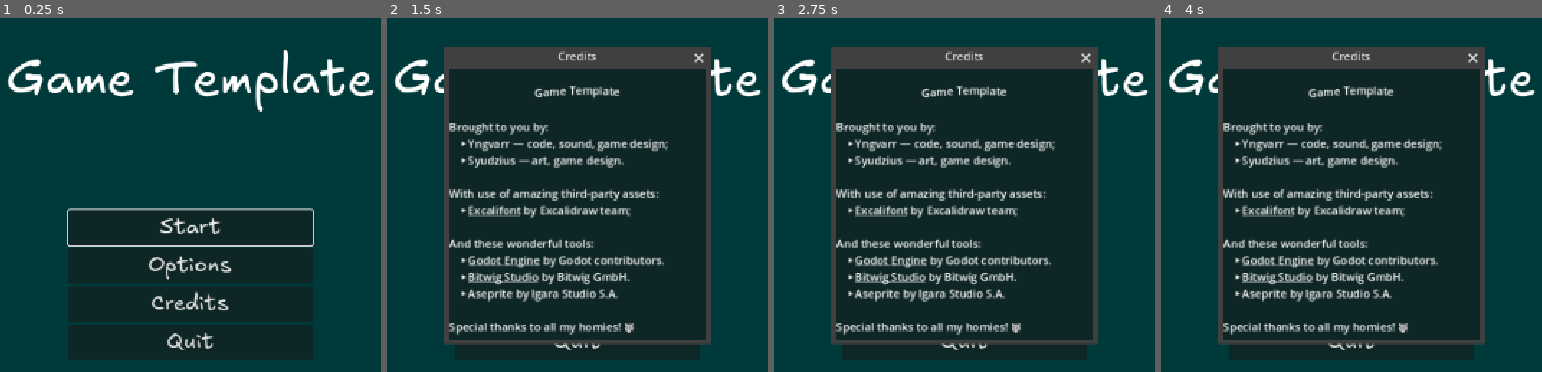
Above: before the commit, frames 1-4 (left to right).
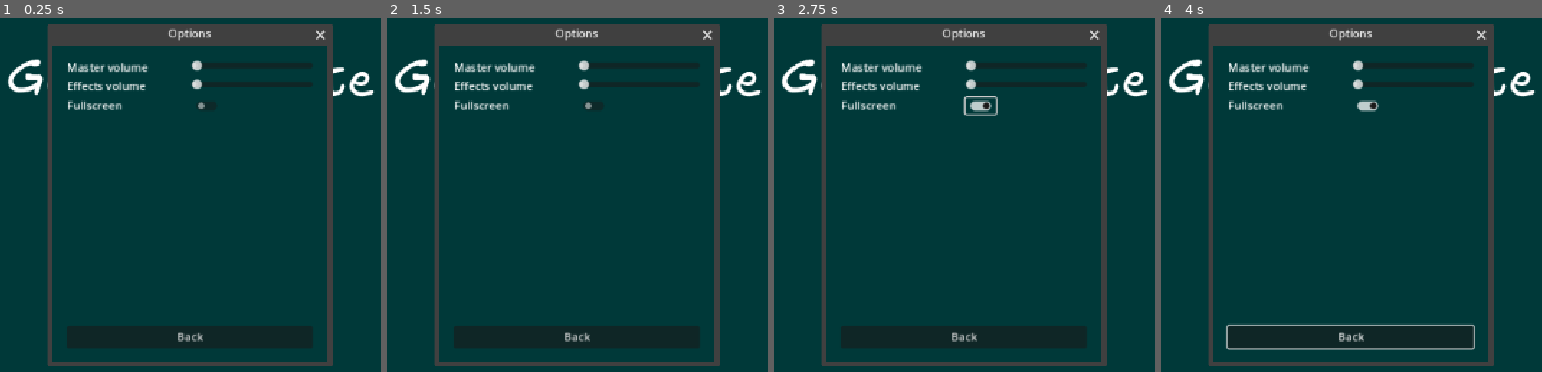
Above: after the commit, the same moments.

Repository: Yngwarr/godot-template-reborn
Game: Godot game, scene res://scenes/main_menu.tscn
Same seed, same stepped clock (60 frames per second), same inputs: the game is played once before the commit and once after it.
Inputs (mouse positions are in pixels of both pictures, inside the frame that each line leads up to):
- Up to frame 1 (0.25 s): no input
- Up to frame 2 (1.5 s): click "Options" at 0.5 s; click "Credits" at 1.25 s
- Up to frame 3 (2.75 s): click (979, 106) at 2.02 s
- Up to frame 4 (4 s): click (1351, 336) at 2.75 s, where only the run after the commit has a clickable "Back"; click "Start" at 3.5 s

The runs differ from the first frame. In frame 1, 14% of the frame differs, in the area x 12-88%, y 1-99%; in frame 2, 26%; in frame 3, 27%; in frame 4, 27%.

Commit message:
options window

Diff:
--- a/scenes/main_menu.tscn
+++ b/scenes/main_menu.tscn
@@ -10,13 +10,15 @@
 font = ExtResource("2_ekxnf")
 font_size = 72
 
-[node name="MainMenu" type="Node2D" node_paths=PackedStringArray("quit_button", "start_button", "credits_button", "credits_window")]
+[node name="MainMenu" type="Node2D" node_paths=PackedStringArray("quit_button", "start_button", "credits_button", "credits_window", "options_button", "options_window")]
 script = ExtResource("1_l6cm7")
 game_scene_name = "uid://ddyuspb8ifklr"
 quit_button = NodePath("MenuLayer/BottomMargin/Menu/Quit")
 start_button = NodePath("MenuLayer/BottomMargin/Menu/Start")
 credits_button = NodePath("MenuLayer/BottomMargin/Menu/Credits")
 credits_window = NodePath("MenuLayer/CreditsWindow")
+options_button = NodePath("MenuLayer/BottomMargin/Menu/Options")
+options_window = NodePath("MenuLayer/OptionsWindow")
 
 [node name="FocusGrabber" type="Node" parent="." node_paths=PackedStringArray("first_to_focus")]
 script = ExtResource("4_wu84c")
@@ -118,3 +120,59 @@
 
 Special thanks to all my homies! 🐺
 "
+
+[node name="OptionsWindow" type="Popup" parent="MenuLayer"]
+title = "Options"
+initial_position = 2
+size = Vector2i(395, 455)
+visible = true
+borderless = false
+
+[node name="MarginContainer" type="MarginContainer" parent="MenuLayer/OptionsWindow"]
+anchors_preset = 15
+anchor_right = 1.0
+anchor_bottom = 1.0
+grow_horizontal = 2
+grow_vertical = 2
+theme_override_constants/margin_left = 20
+theme_override_constants/margin_top = 20
+theme_override_constants/margin_right = 20
+theme_override_constants/margin_bottom = 20
+
+[node name="VBoxContainer" type="VBoxContainer" parent="MenuLayer/OptionsWindow/MarginContainer"]
+layout_mode = 2
+
+[node name="GridContainer" type="GridContainer" parent="MenuLayer/OptionsWindow/MarginContainer/VBoxContainer"]
+layout_mode = 2
+columns = 2
+
+[node name="MasterVolume" type="Label" parent="MenuLayer/OptionsWindow/MarginContainer/VBoxContainer/GridContainer"]
+layout_mode = 2
+size_flags_horizontal = 3
+text = "Master volume"
+
+[node name="MasterSlider" type="HSlider" parent="MenuLayer/OptionsWindow/MarginContainer/VBoxContainer/GridContainer"]
+layout_mode = 2
+size_flags_horizontal = 3
+
+[node name="EffectsVolume" type="Label" parent="MenuLayer/OptionsWindow/MarginContainer/VBoxContainer/GridContainer"]
+layout_mode = 2
+size_flags_horizontal = 3
+text = "Effects volume"
+
+[node name="EffectsSlider" type="HSlider" parent="MenuLayer/OptionsWindow/MarginContainer/VBoxContainer/GridContainer"]
+layout_mode = 2
+size_flags_horizontal = 3
+
+[node name="Label" type="Label" parent="MenuLayer/OptionsWindow/MarginContainer/VBoxContainer/GridContainer"]
+layout_mode = 2
+text = "Fullscreen"
+
+[node name="CheckButton" type="CheckButton" parent="MenuLayer/OptionsWindow/MarginContainer/VBoxContainer/GridContainer"]
+layout_mode = 2
+size_flags_horizontal = 2
+
+[node name="BackButton" type="Button" parent="MenuLayer/OptionsWindow/MarginContainer/VBoxContainer"]
+layout_mode = 2
+size_flags_vertical = 10
+text = "Back"
--- a/src/main_menu.gd
+++ b/src/main_menu.gd
@@ -12,6 +12,8 @@
 @export var start_button: Button
 @export var credits_button: Button
 @export var credits_window: Window
+@export var options_button: Button
+@export var options_window: Window
 
 
 func _ready() -> void:
@@ -20,7 +22,8 @@
 			quit_button.visible = false
 
 		start_button.pressed.connect(start_game)
-		credits_button.pressed.connect(open_credits)
+		credits_button.pressed.connect(func(): credits_window.show())
+		options_button.pressed.connect(func(): options_window.show())
 		quit_button.pressed.connect(quit_game)
 
 
@@ -37,9 +40,5 @@
 	Global.change_scene(game_scene_name)
 
 
-func open_credits() -> void:
-	credits_window.show()
-
-
 func quit_game() -> void:
 	get_tree().quit()
--- /dev/null
+++ b/src/options.gd
@@ -0,0 +1,6 @@
+extends RefCounted
+
+
+const OPTIONS := [{
+    id = &"fullscreen"
+}]
Binary file changed: locales/translation.en.translation
Not shown, added: src/options.gd.uid
